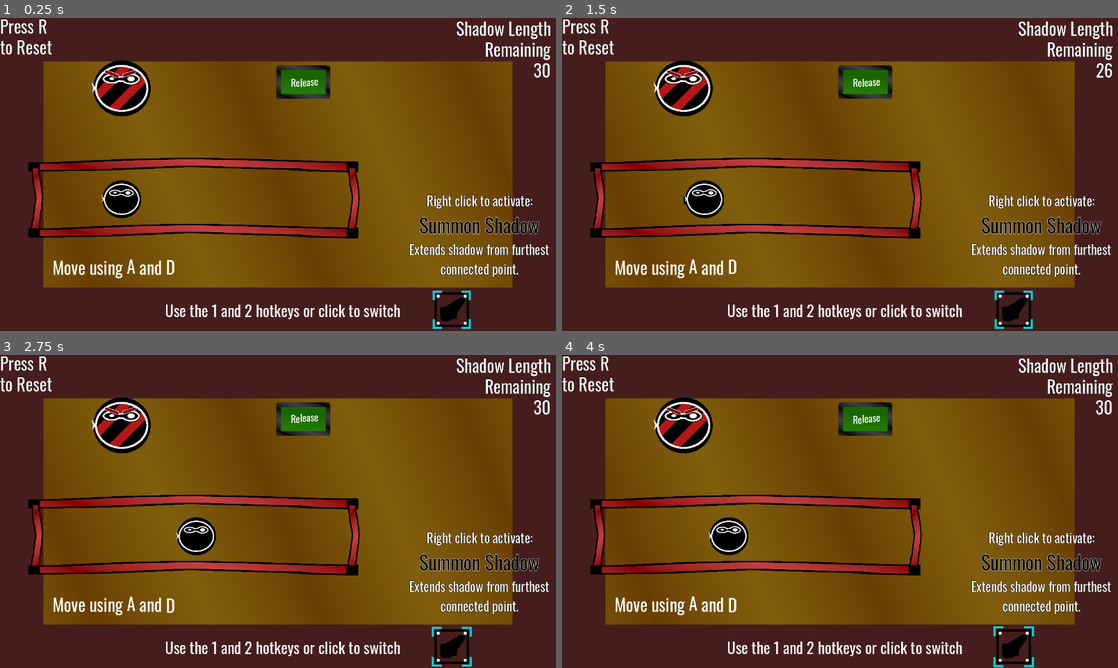
Above: before the commit, frames 1-4 (two rows, left to right).
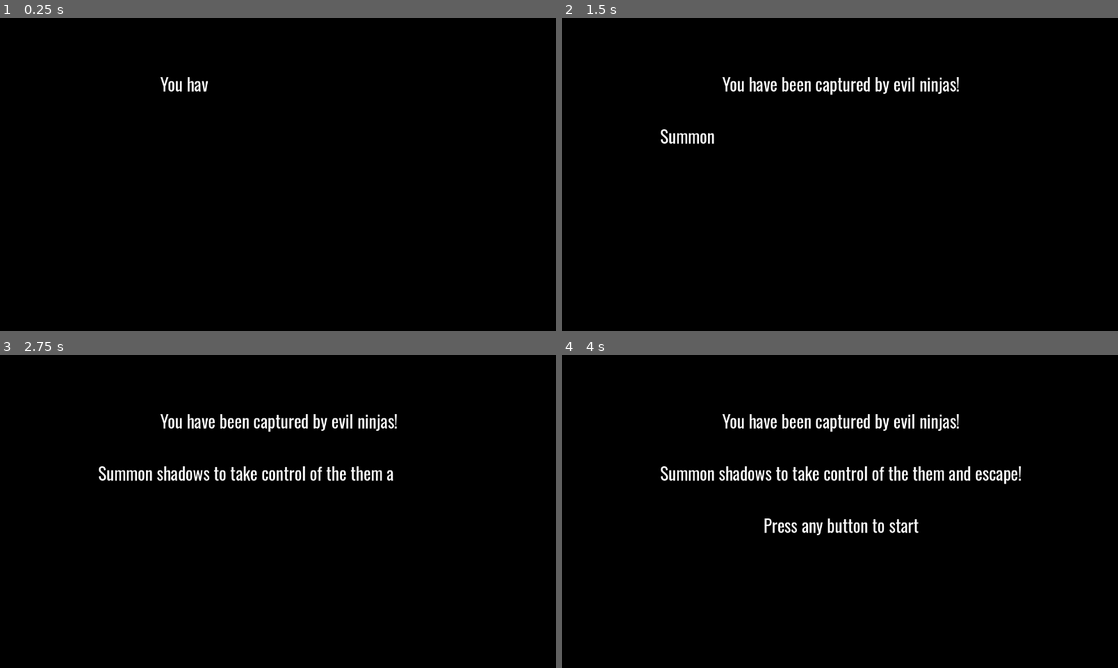
Above: after the commit, the same moments.

Repository: Goldenlion5648/LudumDare55
Game: Godot game, scene res://objects/intro.tscn
Two runs of this game, one before a commit and one after it. Both use one fixed random seed, a clock stepped at 60 frames per second and the inputs below. Before the commit the project starts from res://levels/level0.tscn. Sound files missing from this copy of the repository are replaced by a short silence.
Inputs (mouse positions are in pixels of both pictures, inside the frame that each line leads up to):
- Up to frame 1 (0.25 s): no input
- Up to frame 2 (1.5 s): click (1012, 309) at 0.52 s; tap R (restart) at 1.25 s; move the mouse to (684, 199) at 1.27 s; hold Right (ui_right) from 1.28 s (still down); right-click (684, 199) at 1.35 s; click (684, 199) at 1.42 s
- Up to frame 3 (2.75 s): keep holding Right (ui_right); tap Enter (ui_accept) at 1.52, 2.27 s; tap R (restart) at 2 s; move the mouse to (122, 423) at 2.02 s; tap Space (clear_shadows) at 2.1 s; click (122, 423) at 2.17 s
- Up to frame 4 (4 s): tap R (restart) at 2.75, 3.5 s; release Right (ui_right) at 2.78 s; hold Left (ui_left) 2.78-3.53 s; tap 2 (select_balloon) at 2.85 s; click (684, 423) at 2.92 s; move the mouse to (1029, 420) at 3.52 s; hold Right (ui_right) from 3.53 s (still down); tap 3 (select_light) at 3.6 s; click (1029, 420) at 3.67 s; tap Enter (ui_accept) at 3.77 s

The runs differ from the first frame. In frame 1, 97% of the frame differs, in the area x 0-100%, y 0-100%; in frame 2, 97%; in frame 3, 97%; in frame 4, 97%.

Commit message:
general polishing

Diff:
--- a/levels/level0.tscn
+++ b/levels/level0.tscn
@@ -1,6 +1,5 @@
-[gd_scene load_steps=9 format=3 uid="uid://b36n5100v6a65"]
+[gd_scene load_steps=8 format=3 uid="uid://b36n5100v6a65"]
 
-[ext_resource type="PackedScene" uid="uid://dfsvjahgsc7lm" path="res://objects/background_holder.tscn" id="1_odmns"]
 [ext_resource type="PackedScene" uid="uid://c47saxuqrc270" path="res://objects/win_button.tscn" id="2_kd3ld"]
 [ext_resource type="Script" path="res://objects/shadow_controller.gd" id="3_d1x70"]
 [ext_resource type="PackedScene" uid="uid://jgfu8alemrxr" path="res://objects/player.tscn" id="4_fiee0"]
@@ -10,9 +9,6 @@
 [ext_resource type="PackedScene" uid="uid://ct20hjxw8kjjl" path="res://objects/wall_holder.tscn" id="7_p3mkn"]
 
 [node name="level0" type="Node2D"]
-
-[node name="background_holder" parent="." instance=ExtResource("1_odmns")]
-visible = false
 
 [node name="shadow_controller" type="Node2D" parent="." node_paths=PackedStringArray("player")]
 unique_name_in_owner = true
@@ -45,10 +41,10 @@
 anchors_preset = 2
 anchor_top = 1.0
 anchor_bottom = 1.0
-offset_left = 121.0
-offset_top = -177.0
-offset_right = 516.0
-offset_bottom = -100.0
+offset_left = 73.0
+offset_top = -80.0
+offset_right = 468.0
+offset_bottom = -3.0
 grow_vertical = 0
 theme_override_font_sizes/normal_font_size = 40
 bbcode_enabled = true
--- a/levels/level1.tscn
+++ b/levels/level1.tscn
@@ -44,12 +44,13 @@
 anchor_top = 1.0
 anchor_right = 0.5
 anchor_bottom = 1.0
-offset_left = -201.0
-offset_top = -171.0
-offset_right = 201.0
-offset_bottom = 2.0
+offset_left = -192.0
+offset_top = -99.0
+offset_right = 267.0
+offset_bottom = 26.0
 grow_horizontal = 2
 grow_vertical = 0
-theme_override_font_sizes/normal_font_size = 48
+theme_override_constants/line_separation = -10
+theme_override_font_sizes/normal_font_size = 36
 bbcode_enabled = true
 text = "[center]Press [wave amp=40.0 freq=2.0 connected=1]Spacebar[/wave] to retract your shadows[/center]"
--- a/objects/background_holder.tscn
+++ b/objects/background_holder.tscn
@@ -1,6 +1,6 @@
 [gd_scene load_steps=2 format=3 uid="uid://dfsvjahgsc7lm"]
 
-[ext_resource type="Texture2D" uid="uid://3y8g6fr7tnyd" path="res://textures/background2.png" id="1_spw6t"]
+[ext_resource type="Texture2D" uid="uid://dw6m5ft1n45jk" path="res://textures/background3.png" id="1_lilpr"]
 
 [node name="background_holder" type="Control"]
 layout_mode = 3
@@ -19,4 +19,4 @@
 layout_mode = 0
 offset_right = 40.0
 offset_bottom = 40.0
-texture = ExtResource("1_spw6t")
+texture = ExtResource("1_lilpr")
--- a/objects/capturable.gd
+++ b/objects/capturable.gd
@@ -33,8 +33,8 @@
 	# print("mouse exited")
 
 func change_color():
-	print("changed color")
-	prints("is captured", is_captured)
+	# print("changed color")
+	# prints("is captured", is_captured)
 	if is_captured and self.get_parent().name != "player":
 		self.get_parent().modulate = Color(0.2745, 0.1608, 0.1608, 1)
 	else:
--- a/objects/capture_point.gd
+++ b/objects/capture_point.gd
@@ -4,8 +4,3 @@
 # Called when the node enters the scene tree for the first time.
 func _ready() -> void:
 	pass # Replace with function body.
-
-
-# Called every frame. 'delta' is the elapsed time since the previous frame.
-func _process(delta: float) -> void:
-	pass
--- a/objects/captureable_character.gd
+++ b/objects/captureable_character.gd
@@ -1,9 +1,9 @@
 extends CharacterBody2D
 class_name CaptureableCharacter
 
-func _physics_process(delta: float) -> void:
-	move_and_slide()
+# func _physics_process(delta: float) -> void:
+# 	move_and_slide()
 
 
-func _on_mouse_entered() -> void:
-	print("mouse entered character instead")
+# func _on_mouse_entered() -> void:
+# 	print("mouse entered character instead")
--- a/objects/globals.gd
+++ b/objects/globals.gd
@@ -23,7 +23,7 @@
 }
 
 
-var current_level = 2
+var current_level = 0
 var CURRENT_SHADOW_CONTROLLER: ShadowController
 
 var selected_ability: SelectableAbilities
@@ -40,7 +40,7 @@
 	load_next_level()
 
 func count_levels():
-	return 4
+	return 5
 	#var dir = DirAccess.open("res://levels/")
 	#var file_name = dir.get_next()
 	#var ret = 0
--- a/objects/hotbar_selector.gd
+++ b/objects/hotbar_selector.gd
@@ -28,8 +28,3 @@
 			else:
 				is_scaling_out = true
 		await get_tree().create_timer(0.01).timeout
-
-
-# Called every frame. 'delta' is the elapsed time since the previous frame.
-func _process(delta: float) -> void:
-	pass
--- a/objects/hotkeys_label.gd
+++ b/objects/hotkeys_label.gd
@@ -5,8 +5,3 @@
 func _ready() -> void:
 	if Globals.current_level != 2:
 		self.hide()
-
-
-# Called every frame. 'delta' is the elapsed time since the previous frame.
-func _process(delta: float) -> void:
-	pass
--- a/objects/intro.gd
+++ b/objects/intro.gd
@@ -24,4 +24,5 @@
 
 # Called every frame. 'delta' is the elapsed time since the previous frame.
 func _process(delta: float) -> void:
-	pass
+	if Input.is_action_just_pressed("skip_intro"):
+		Globals.reload_current_level()
--- a/objects/player.gd
+++ b/objects/player.gd
@@ -2,5 +2,5 @@
 
 
 
-func _physics_process(delta: float) -> void:
-	move_and_slide()
+# func _physics_process(delta: float) -> void:
+# 	move_and_slide()
--- a/objects/shadow_controller.gd
+++ b/objects/shadow_controller.gd
@@ -2,7 +2,7 @@
 class_name ShadowController
 
 var captured_objects = []
-var walk_speed = 4
+var walk_speed = 300
 var old_mouse_positions = []
 
 @export var player : CharacterBody2D
@@ -146,7 +146,7 @@
 	#change += int(Input.is_action_pressed("walk_down")) * Vector2(0, 1)
 	change += int(Input.is_action_pressed("walk_left")) * Vector2(-1, 0)
 	change += int(Input.is_action_pressed("walk_right")) * Vector2(1, 0)
-	change *= walk_speed
+	change *= walk_speed * delta
 	if get_shadow_power_to_display() <= 1 and len(captured_objects) > 1:
 		var current_distance = (captured_objects[0].global_position as Vector2).distance_to(captured_objects[1].global_position)
 		var new_distance = (captured_objects[0].global_position + change as Vector2).distance_to(captured_objects[1].global_position)
@@ -165,7 +165,6 @@
 			break
 
 func _input(event: InputEvent) -> void:
-	pass
 	if event is InputEventMouse:
 		queue_redraw()
 
--- a/objects/sound_controller.gd
+++ b/objects/sound_controller.gd
@@ -9,7 +9,7 @@
 	Globals.retrack_shadows_signal.connect(play_retract_shadows_sound)
 	Globals.play_win_sound_signal.connect(play_win_sound)
 	Globals.selected_ability_changed.connect(play_select_ability_sound)
-	Globals.button_pressed_signal.connect(play_select_ability_sound)
+	Globals.button_pressed_signal.connect(play_button_click_sound)
 	background_music.finished.connect(play_background_music)
 	play_background_music()
 
@@ -18,6 +18,9 @@
 
 func play_select_ability_sound(_extra):
 	$select_ability.play()
+
+func play_button_click_sound():
+	$press_button.play()
 
 func play_capture_sound(_extra):
 	$capture_sound.play()
@@ -35,7 +38,3 @@
 
 func play_win_sound():
 	$win_sound.play()
-
-# Called every frame. 'delta' is the elapsed time since the previous frame.
-func _process(delta: float) -> void:
-	pass
--- a/objects/sound_controller.tscn
+++ b/objects/sound_controller.tscn
@@ -10,6 +10,7 @@
 [ext_resource type="AudioStream" uid="uid://e73rwqhuo1wt" path="res://sounds/retract2.wav" id="7_swas1"]
 [ext_resource type="AudioStream" uid="uid://dun0eodk1guol" path="res://sounds/background.wav" id="7_ux8g0"]
 [ext_resource type="AudioStream" uid="uid://bcad1teqw6660" path="res://sounds/select_ability.wav" id="8_bj2fl"]
+[ext_resource type="AudioStream" uid="uid://tq7vm7r6h5v" path="res://sounds/button_click.wav" id="11_1wcgl"]
 
 [node name="sound_controller" type="Node2D" node_paths=PackedStringArray("background_music")]
 script = ExtResource("1_bgbxt")
@@ -28,7 +29,7 @@
 
 [node name="summon_shadow" type="AudioStreamPlayer2D" parent="."]
 stream = ExtResource("4_rnvb8")
-volume_db = 4.651
+volume_db = 7.462
 
 [node name="summon_shadow2" type="AudioStreamPlayer2D" parent="."]
 stream = ExtResource("6_eh0a3")
@@ -48,3 +49,7 @@
 [node name="select_ability" type="AudioStreamPlayer2D" parent="."]
 stream = ExtResource("8_bj2fl")
 volume_db = -0.567
+
+[node name="press_button" type="AudioStreamPlayer2D" parent="."]
+stream = ExtResource("11_1wcgl")
+volume_db = 3.181
--- a/objects/ui_holder.tscn
+++ b/objects/ui_holder.tscn
@@ -1,8 +1,9 @@
-[gd_scene load_steps=14 format=3 uid="uid://cxtcvyjqensai"]
+[gd_scene load_steps=15 format=3 uid="uid://cxtcvyjqensai"]
 
 [ext_resource type="Script" path="res://objects/shadowPowerLabel.gd" id="1_dy5iy"]
 [ext_resource type="Script" path="res://objects/hotbar_controller.gd" id="2_1vfup"]
 [ext_resource type="Script" path="res://objects/hotbar_label.gd" id="2_i3ga4"]
+[ext_resource type="Texture2D" uid="uid://dy4yl1ehtmuul" path="res://textures/panel.png" id="2_o3045"]
 [ext_resource type="Texture2D" uid="uid://b4trviivabidl" path="res://textures/shadow_icon.png" id="2_r81cq"]
 [ext_resource type="Texture2D" uid="uid://bxh4hx8gup5e4" path="res://textures/selection_indicator.png" id="3_g2cvo"]
 [ext_resource type="Script" path="res://objects/hotbar_selector.gd" id="4_jun13"]
@@ -75,6 +76,25 @@
 to Reset[/left]"
 fit_content = true
 
+[node name="hotkeys_label" type="RichTextLabel" parent="."]
+layout_mode = 1
+anchors_preset = 7
+anchor_left = 0.5
+anchor_top = 1.0
+anchor_right = 0.5
+anchor_bottom = 1.0
+offset_left = -192.0
+offset_top = -99.0
+offset_right = 267.0
+offset_bottom = 26.0
+grow_horizontal = 2
+grow_vertical = 0
+theme_override_constants/line_separation = -10
+theme_override_font_sizes/normal_font_size = 36
+bbcode_enabled = true
+text = "Use the  [wave amp=30.0 freq=3.37 connected=1]1[/wave] and [wave amp=30.0 freq=3.1 connected=1]2[/wave] hotkeys or click to change active ability"
+script = ExtResource("10_ljosc")
+
 [node name="hotbar_holder" type="Control" parent="."]
 layout_mode = 1
 anchors_preset = 3
@@ -88,6 +108,22 @@
 offset_bottom = 56.0
 grow_horizontal = 0
 grow_vertical = 0
+
+[node name="TextureRect" type="TextureRect" parent="hotbar_holder"]
+modulate = Color(1, 1, 1, 0.784314)
+layout_mode = 1
+anchors_preset = 3
+anchor_left = 1.0
+anchor_top = 1.0
+anchor_right = 1.0
+anchor_bottom = 1.0
+offset_left = -427.0
+offset_top = -404.0
+offset_right = -27.0
+offset_bottom = -4.0
+grow_horizontal = 0
+grow_vertical = 0
+texture = ExtResource("2_o3045")
 
 [node name="hotbar_label" type="RichTextLabel" parent="hotbar_holder"]
 custom_minimum_size = Vector2(360, 220)
@@ -170,22 +206,6 @@
 layout_mode = 2
 texture_normal = ExtResource("6_66cn8")
 
-[node name="hotkeys_label" type="RichTextLabel" parent="hotbar_holder"]
-layout_mode = 1
-anchors_preset = 15
-anchor_right = 1.0
-anchor_bottom = 1.0
-offset_left = -652.0
-offset_top = 169.0
-offset_right = -362.0
-offset_bottom = -62.0
-grow_horizontal = 2
-grow_vertical = 2
-theme_override_font_sizes/normal_font_size = 36
-bbcode_enabled = true
-text = "Use the 1 and 2 hotkeys or click to switch"
-script = ExtResource("10_ljosc")
-
 [connection signal="pressed" from="hotbar_holder/hotbarHbox/shadow_icon" to="hotbar_holder/hotbarHbox" method="_on_shadow_icon_pressed"]
 [connection signal="pressed" from="hotbar_holder/hotbarHbox/balloon_icon" to="hotbar_holder/hotbarHbox" method="_on_balloon_icon_pressed"]
 [connection signal="pressed" from="hotbar_holder/hotbarHbox/light_icon" to="hotbar_holder/hotbarHbox" method="_on_light_icon_pressed"]
--- a/objects/wall_holder.gd
+++ b/objects/wall_holder.gd
@@ -18,7 +18,3 @@
 										full_fade_time - current_fade_time)
 		current_fade_time += step
 		await get_tree().create_timer(step).timeout
-
-# Called every frame. 'delta' is the elapsed time since the previous frame.
-func _process(delta: float) -> void:
-	pass
--- a/objects/win_button.gd
+++ b/objects/win_button.gd
@@ -1,12 +1,16 @@
 extends Area2D
 
 @export var node_to_remove: Node2D
+var has_been_pressed = false
 
 func _ready() -> void:
 	Globals.total_win_button_count += 1
 	prints("total_win_button_count", Globals.total_win_button_count)
 
 func _on_body_entered(body: Node2D) -> void:
+	if has_been_pressed:
+		return
+	has_been_pressed = true
 	Globals.win_buttons_pressed += 1
 	print("was entered")
 	self.modulate = Color(0.7, 0.7, 0.7, 1)
--- a/particles/balloon_particles.gd
+++ b/particles/balloon_particles.gd
@@ -5,8 +5,3 @@
 func _ready() -> void:
 	self.emitting = true
 	self.one_shot = true
-
-
-# Called every frame. 'delta' is the elapsed time since the previous frame.
-func _process(delta: float) -> void:
-	pass
--- a/project.godot
+++ b/project.godot
@@ -11,7 +11,7 @@
 [application]
 
 config/name="LudumDare55"
-run/main_scene="res://levels/level0.tscn"
+run/main_scene="res://objects/intro.tscn"
 config/features=PackedStringArray("4.2", "GL Compatibility")
 config/icon="res://icon.svg"
 
@@ -92,6 +92,11 @@
 "events": [Object(InputEventKey,"resource_local_to_scene":false,"resource_name":"","device":-1,"window_id":0,"alt_pressed":false,"shift_pressed":false,"ctrl_pressed":false,"meta_pressed":false,"pressed":false,"keycode":0,"physical_keycode":51,"key_label":0,"unicode":51,"echo":false,"script":null)
 ]
 }
+skip_intro={
+"deadzone": 0.5,
+"events": [Object(InputEventKey,"resource_local_to_scene":false,"resource_name":"","device":-1,"window_id":0,"alt_pressed":false,"shift_pressed":false,"ctrl_pressed":false,"meta_pressed":false,"pressed":false,"keycode":0,"physical_keycode":73,"key_label":0,"unicode":105,"echo":false,"script":null)
+]
+}
 
 [rendering]
 
Not shown: 1 places in objects/sound_controller.tscn that only renumber resources
Not shown, added: sounds/summon_shadow-old1.wav.import
Binary file added: textures/background3.png
Not shown, added: textures/background3.png.import
Binary file added: textures/panel.png
Not shown, added: textures/panel.png.import
Not shown, added: sounds/summon_shadow-old1.wav
Not shown, changed: sounds/summon_shadow.wav
